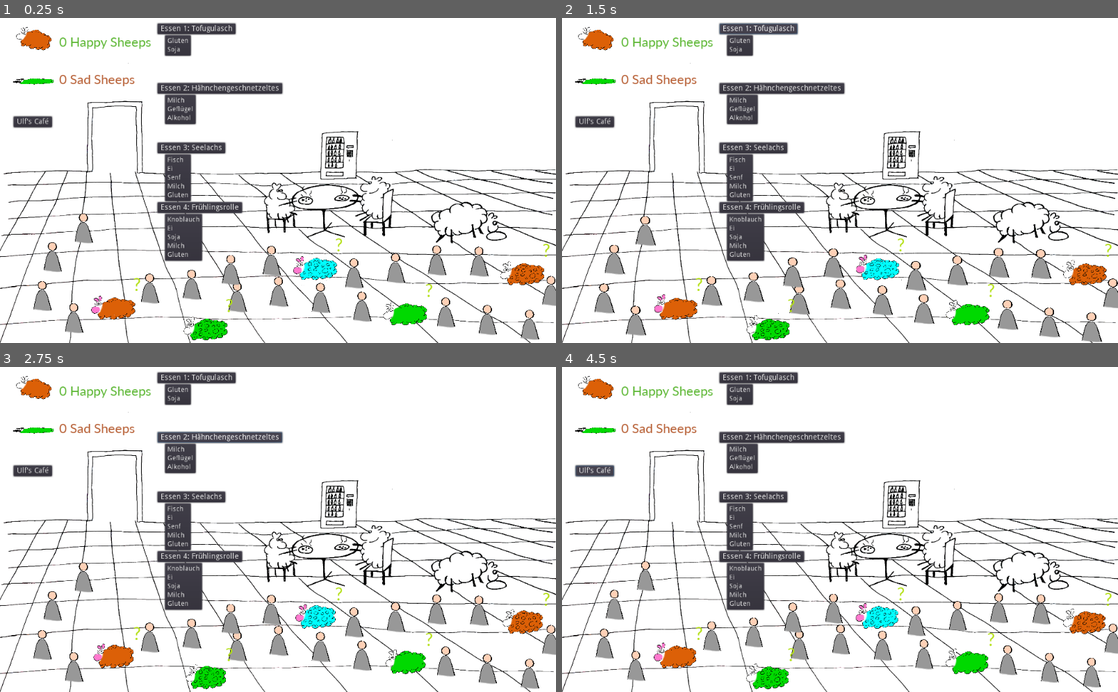
Above: before the commit, frames 1-4 (two rows, left to right).
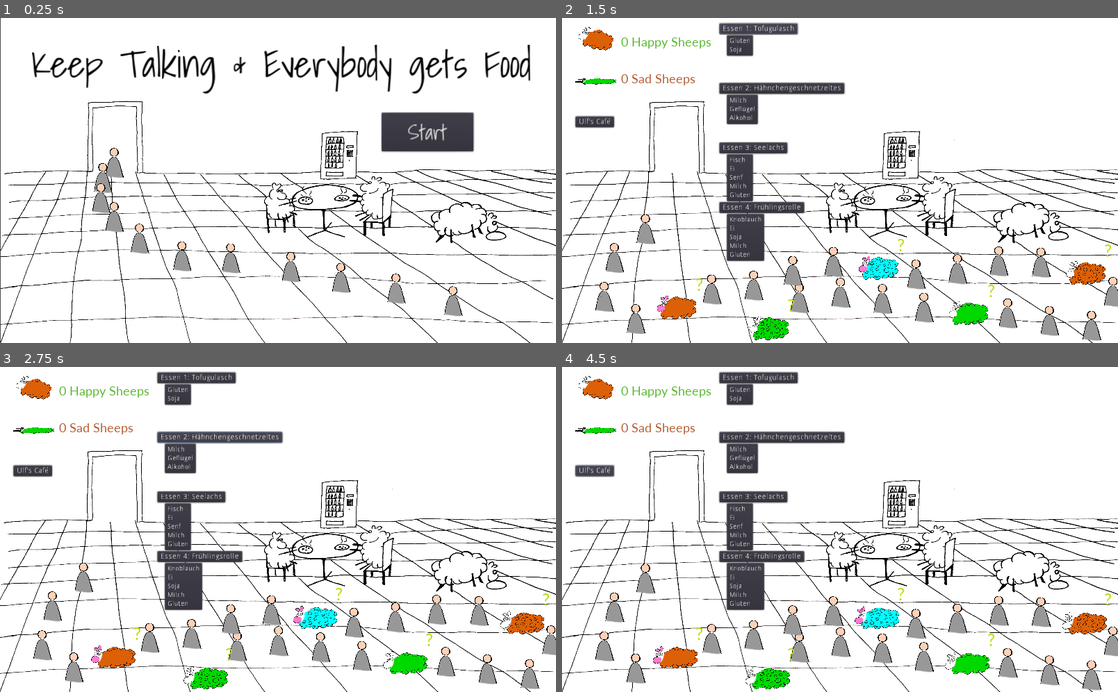
Above: after the commit, the same moments.

Repository: onsetsu/HPIGameJam
Game: Godot game, scene res://Scenes/Start.tscn
Same seed, same stepped clock (60 frames per second), same inputs: the game is played once before the commit and once after it. Before the commit the project starts from res://Scenes/Mensa.tscn.
Inputs (mouse positions are in pixels of both pictures, inside the frame that each line leads up to):
- Up to frame 1 (0.25 s): no input
- Up to frame 2 (1.5 s): click (990, 131) at 0.5 s, where only the run after the commit has a clickable "Start"; click "Essen 1: Tofugulasch" at 1.25 s
- Up to frame 3 (2.75 s): click "Essen 2: Hähnchengeschnetzelt…" at 2 s
- Up to frame 4 (4.5 s): click "Essen 3: Seelachs" at 2.75 s; click "Essen 4: Frühlingsrolle" at 3.5 s; click "Ulf's Café" at 4.25 s

The runs differ from the first frame. In frame 1, 22% of the frame differs, in the area x 0-100%, y 0-100%; in frame 2, 7.2%; in frame 3, 6.6%; in frame 4, 7.6%.

Commit message:
Startscreen and Window again

Diff:
--- a/project.godot
+++ b/project.godot
@@ -16,8 +16,13 @@
 [application]
 
 config/name="MensaSheepSimulator"
-run/main_scene="res://Scenes/Mensa.tscn"
+run/main_scene="res://Scenes/Start.tscn"
 config/icon="res://icon.png"
+
+[display]
+
+window/stretch/mode="2d"
+window/stretch/aspect="keep"
 
 [input]
 
